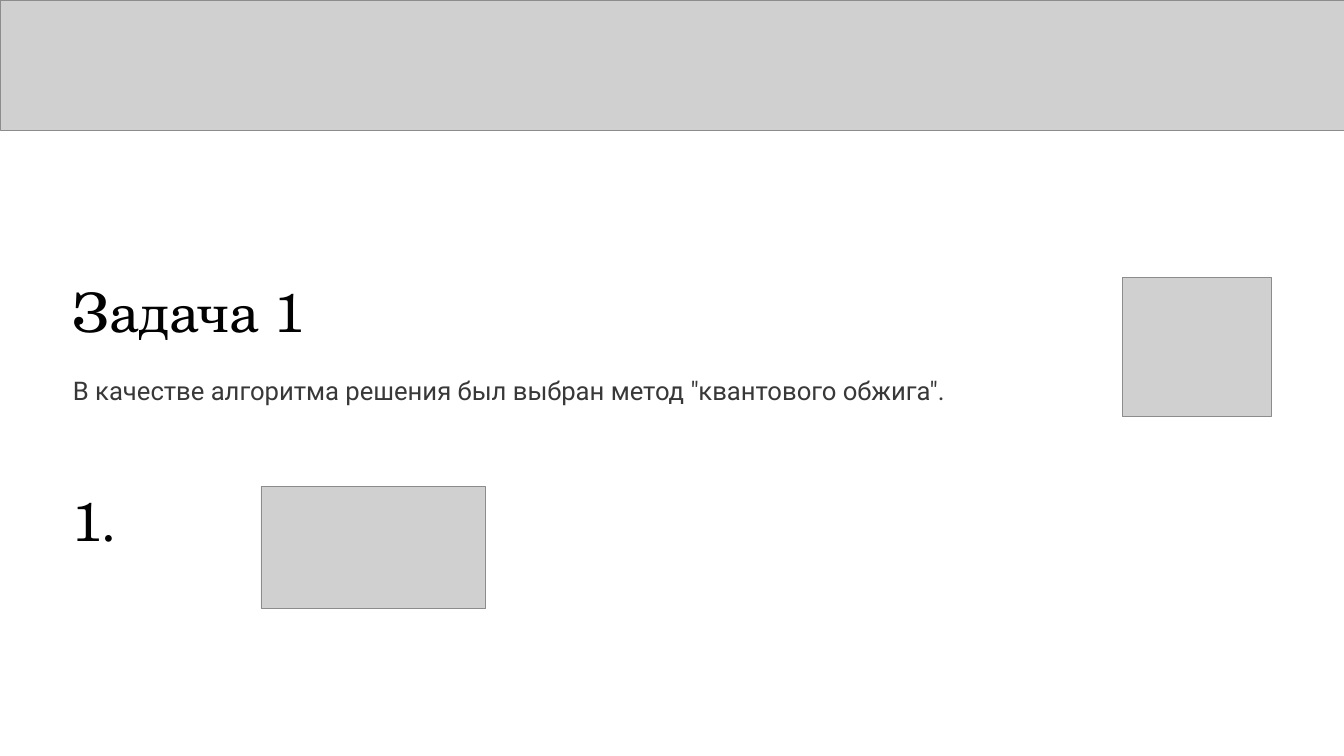
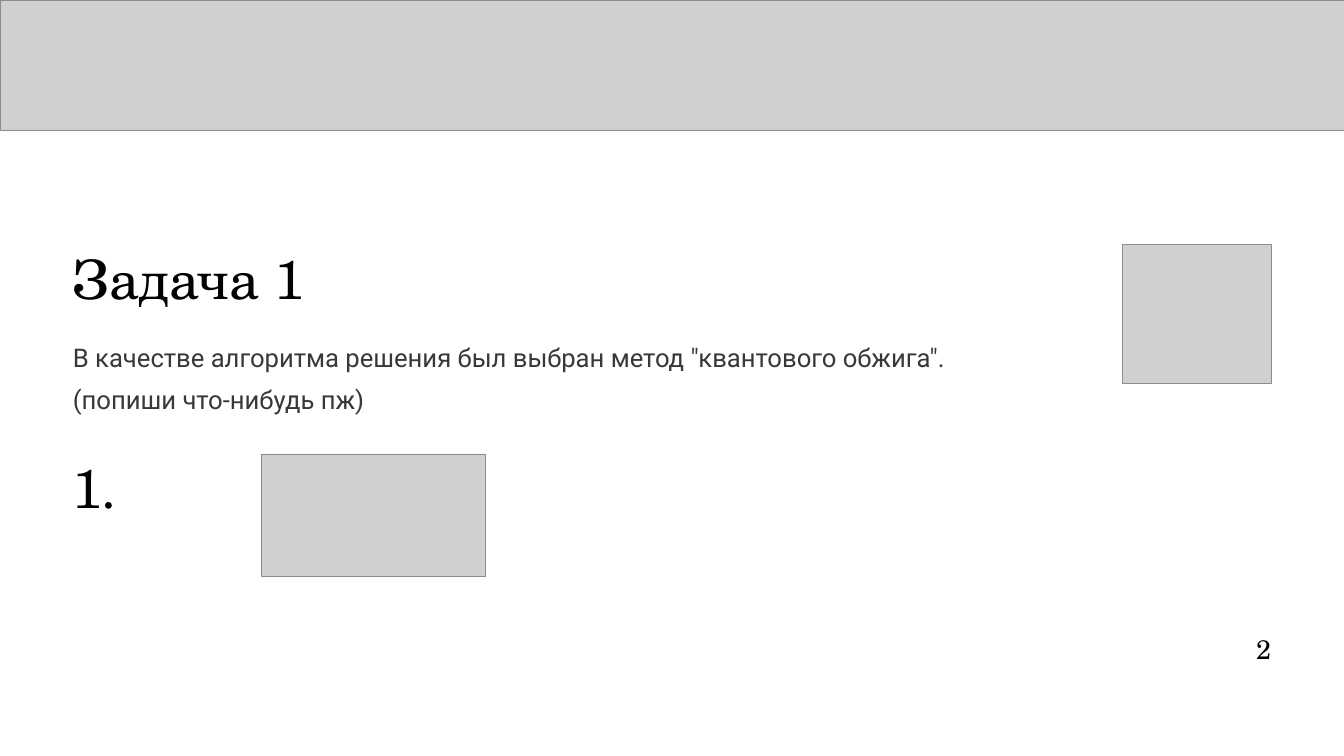
Before and after one commit to Quantum-Beavers/QuantHackaton_2024, a slide deck: slide 2 of 18 команда. Презентация.pptx. Drawn at 1344x756 pixels with LibreOffice and Linux fonts; fonts in the diff are those of the drawing; grey boxes stand for pictures; background and template pictures are left out. Boxes give left, top, right and bottom in pixels: in the first picture for what was removed or moved away, otherwise in the second. Text is boxed around its words. In the diff, an @@ line names an element or a change of style, - is before the commit and + after.

```diff
--- a/18 команда. Презентация.pptx
+++ b/18 команда. Презентация.pptx
@@ rectangle removed at bbox=[0, 0, 1344, 756] @@
@@ text at bbox=[73, 347, 945, 415]: text changed @@
-В качестве алгоритма решения был выбран метод "квантового обжига".
+В качестве алгоритма решения был выбран метод "квантового обжига".
+(попиши что-нибудь пж)
@@ 2 texts, 1 picture: place and size @@
-2 texts, 1 picture at bbox=[73, 277, 1272, 542]
+2 texts, 1 picture at bbox=[73, 244, 1272, 509]
@@ picture: place and size @@
-picture at bbox=[261, 486, 486, 608]
+picture at bbox=[261, 454, 486, 575]
@@ text added at bbox=[1256, 640, 1271, 659], 23 pt, text #020202 @@
+2
```
Also in this commit, not shown: 5 other slides changed, 5 slides added, 3 slides removed.
